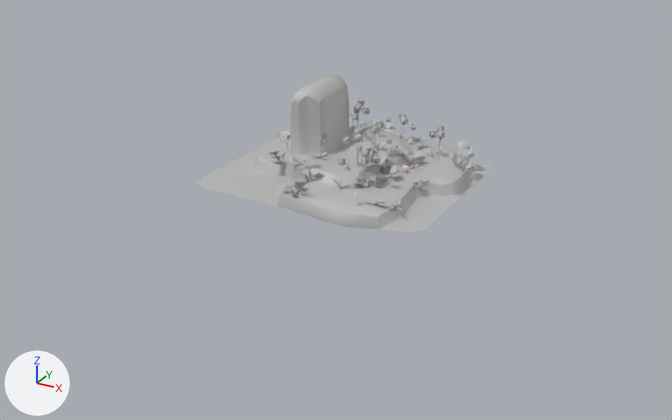
The Blender file scenes/proto-world2.blend, before and after one commit.
The view is the same before and after, from a 50 mm lens placed at (69.8, -134.6, 65.4), pointed at (-8.0, 6.8, -5.3). Arrows for +X, +Y and +Z are at lower left; the lights stay in place.

The older version as bpy lines, for what is in view:
```python
me_mesh_012 = bpy.data.meshes.new('Mesh.012')
me_mesh_012.from_pydata(...)  # 1664 vertices, 1644 faces; spans x -0.679..0.551, y -0.642..0.656, z -0.491..0.505
# faces by material slot: [480, 1164]
me_mesh_012.materials.append(mat_lambert2)  # pink #ffcaca
me_mesh_012.materials.append(mat_lambert4)  # blue #d0e5ff
me_walkme = bpy.data.meshes.new('WalkMe')
me_walkme.from_pydata(...)  # 978 vertices, 932 faces; spans x -36.3..12.4, y -3.6..38.4, z -2.9..16.0
me_walkme.materials.append(mat_lambert1_003)  # grey #bcbcbc
ob_flo_01 = bpy.data.objects.new('FLO_01', me_mesh_012)
ob_flo_01.location = (1.2, 17.7, 1.2)
ob_walkme = bpy.data.objects.new('WalkMe', me_walkme)
ob_walkme.location = (0.0, 0.0, 0.0)
```
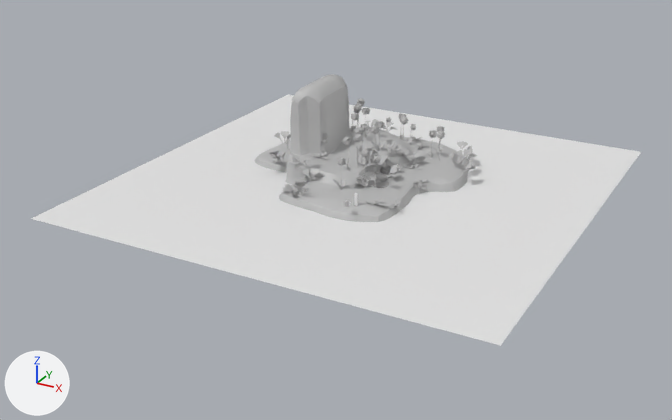
Where the change shows, as pixel boxes (x1, y1, x2, y2) in the pictures (672 x 420 px):
'Water', added: after (31, 94, 641, 346)
'FLO_01', moved: before (402, 165, 408, 171); after (396, 165, 401, 170)

What changed in the scene script:
```text
Add me_plane:
    me_plane.from_pydata([(-43.3, -43.3, 0.0), (43.3, -43.3, 0.0), (-43.3, 43.3, 0.0), (43.3, 43.3, 0.0)], [], [(0, 1, 3, 2)])
Change ob_flo_01:
    ob_flo_01.location: (1.2, 17.7, 1.2) -> (0.0, 17.0, 1.4)
Add ob_water:
    ob_water = bpy.data.objects.new('Water', me_plane)
    ob_water.location = (-6.0, 13.9, -1.8)
```
